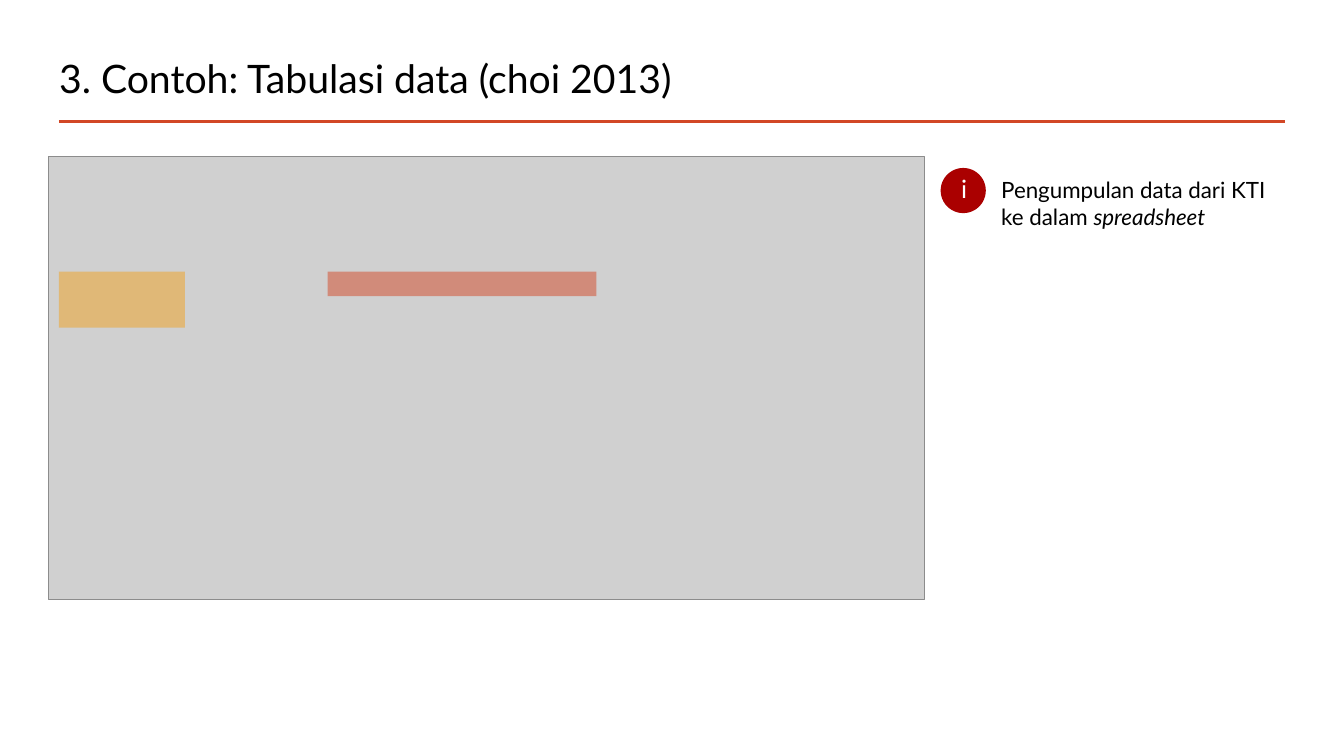
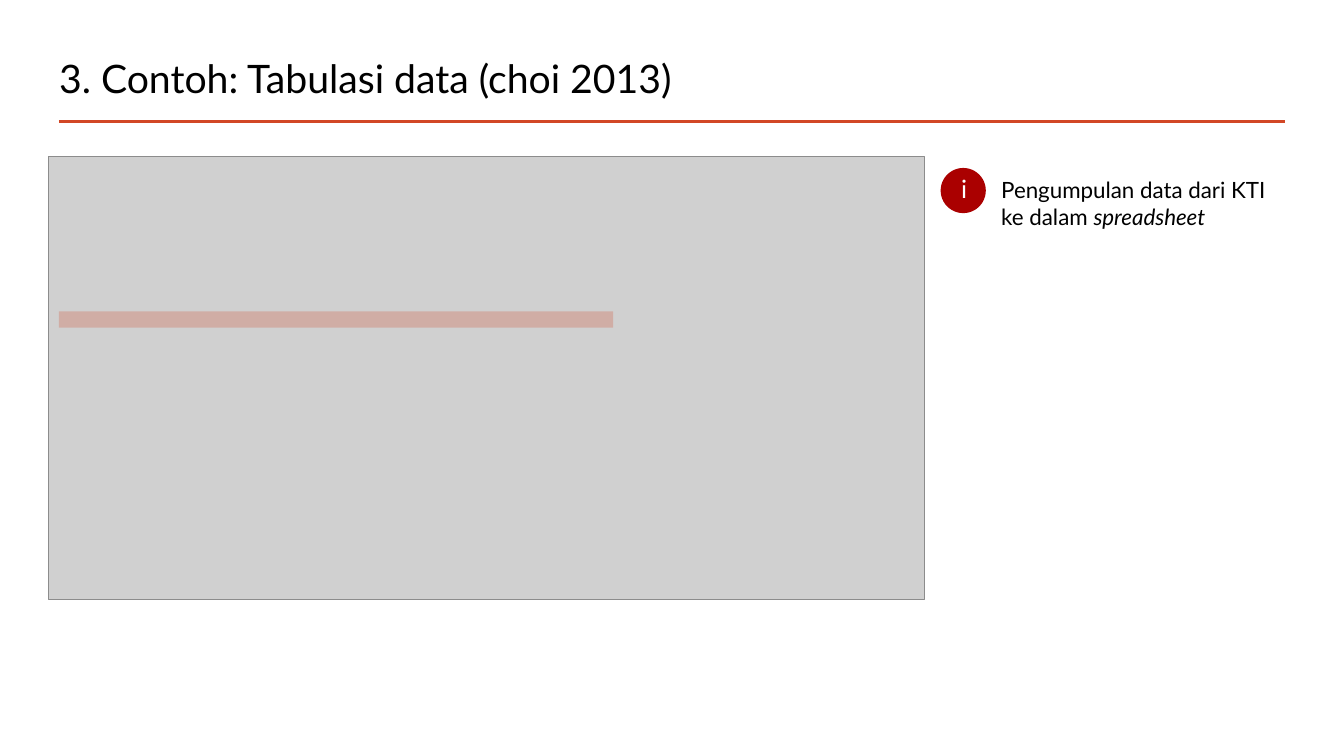
Before and after one commit to mohammad-miftakhus-sholikin/pelatihan-2020-metal, a slide deck: slide 10 of ch3_reference/Presentation_2022__Sholikin.pptx. Drawn at 1344x756 pixels with LibreOffice and Linux fonts; fonts in the diff are those of the drawing; grey boxes stand for pictures. Boxes give left, top, right and bottom in pixels: in the first picture for what was removed or moved away, otherwise in the second. Text is boxed around its words. In the diff, an @@ line names an element or a change of style, - is before the commit and + after.

```diff
--- a/ch3_reference/Presentation_2022__Sholikin.pptx
+++ b/ch3_reference/Presentation_2022__Sholikin.pptx
@@ rectangle removed at (x1=58, y1=271, x2=185, y2=328) @@
@@ rectangle resized from (x1=328, y1=271, x2=597, y2=295) to (x1=58, y1=312, x2=613, y2=328) @@
@@ rectangle at (x1=58, y1=312, x2=613, y2=328): fill #D24726 at 50% opacity to #D24726 at 25% opacity @@
```
Also in this commit, not shown: 3 other slides changed, 3 slides added, 1 slide removed.
